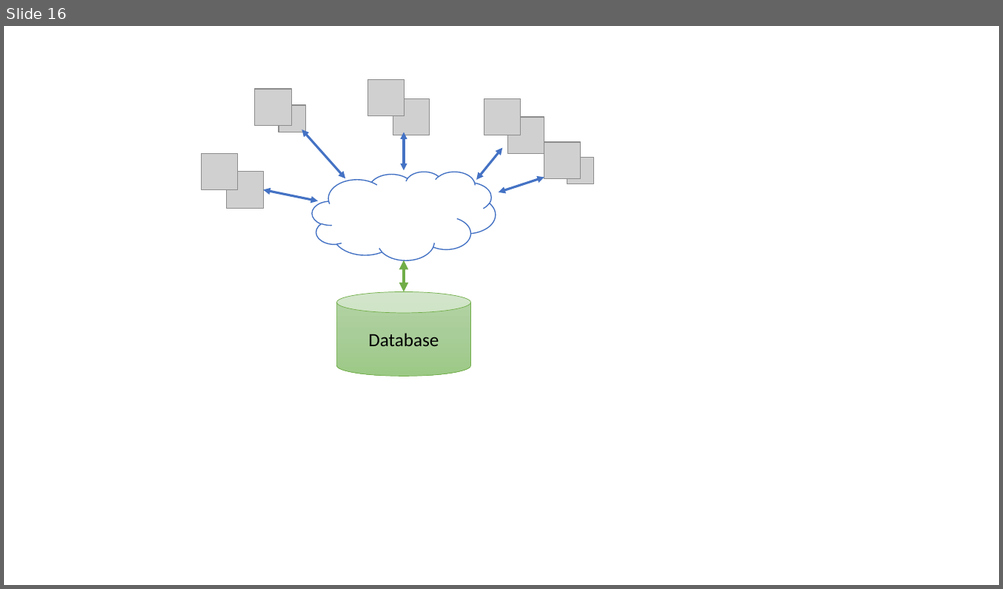
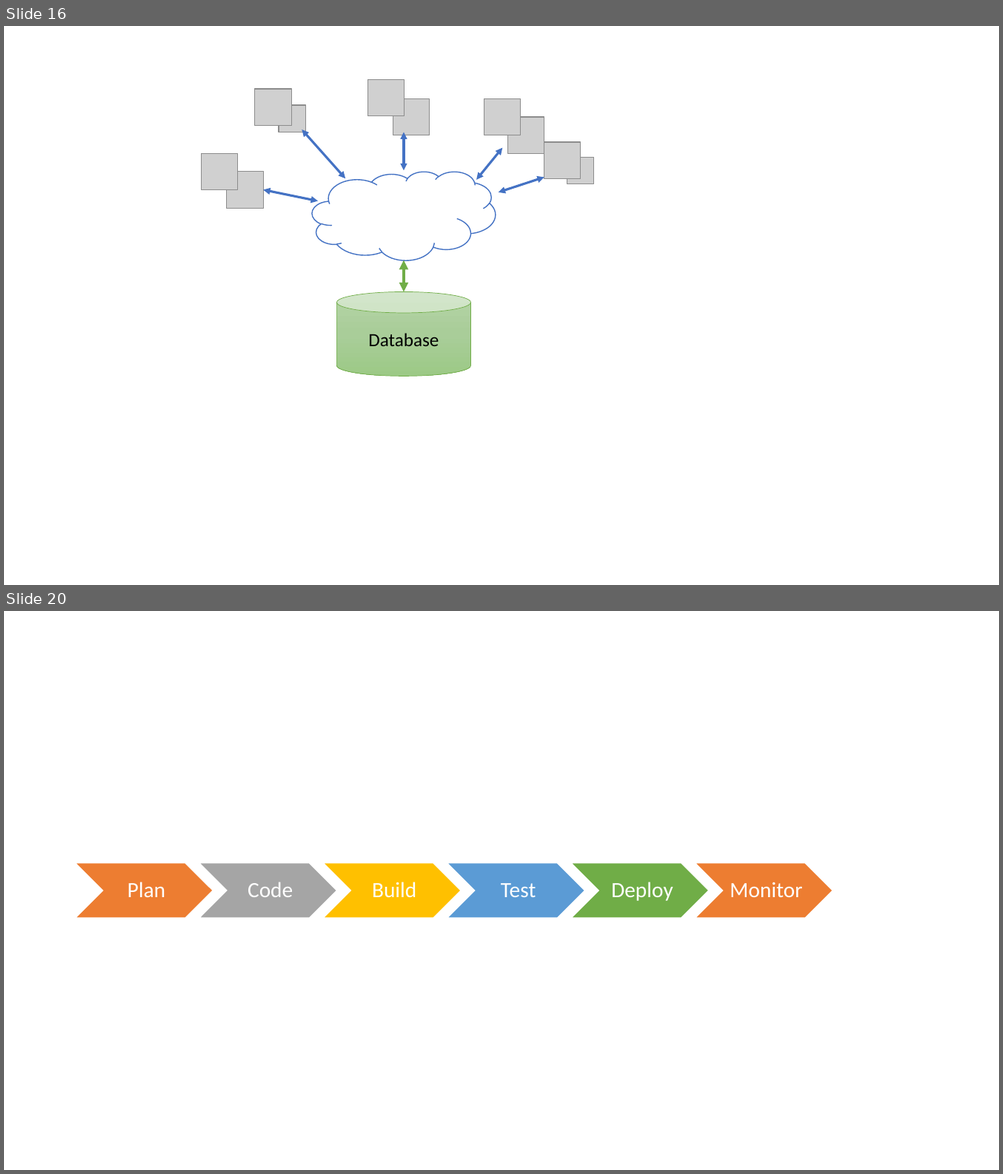
Before and after one commit to coillarach/SET09102, a slide deck: images/graphics.pptx. Shown one above the other, each under a label of ours: slide 16 before the commit, slides 16 and 20 after it; the slides between them are not shown. The pictures are 1003x589 and 1003x1174 pixels, drawn with LibreOffice and Linux fonts; fonts in the diff are those of the drawing; grey boxes stand for pictures. Boxes give left, top, right and bottom in pixels: in the first picture for what was removed or moved away, otherwise in the second. Text is boxed around its words. In the diff, an @@ line names an element or a change of style, - is before the commit and + after.

```diff
--- a/images/graphics.pptx
+++ b/images/graphics.pptx
@@ slide 20 added at box(4, 611, 999, 1170), background #FFFFFF @@
@@ group added at box(75, 863, 833, 918): 6 chevrons, 6 texts @@
+Plan
+Code
+Build
+Test
+Deploy
+Monitor
```
Also in this commit, not shown: 5 other slides added, 19 other files.
